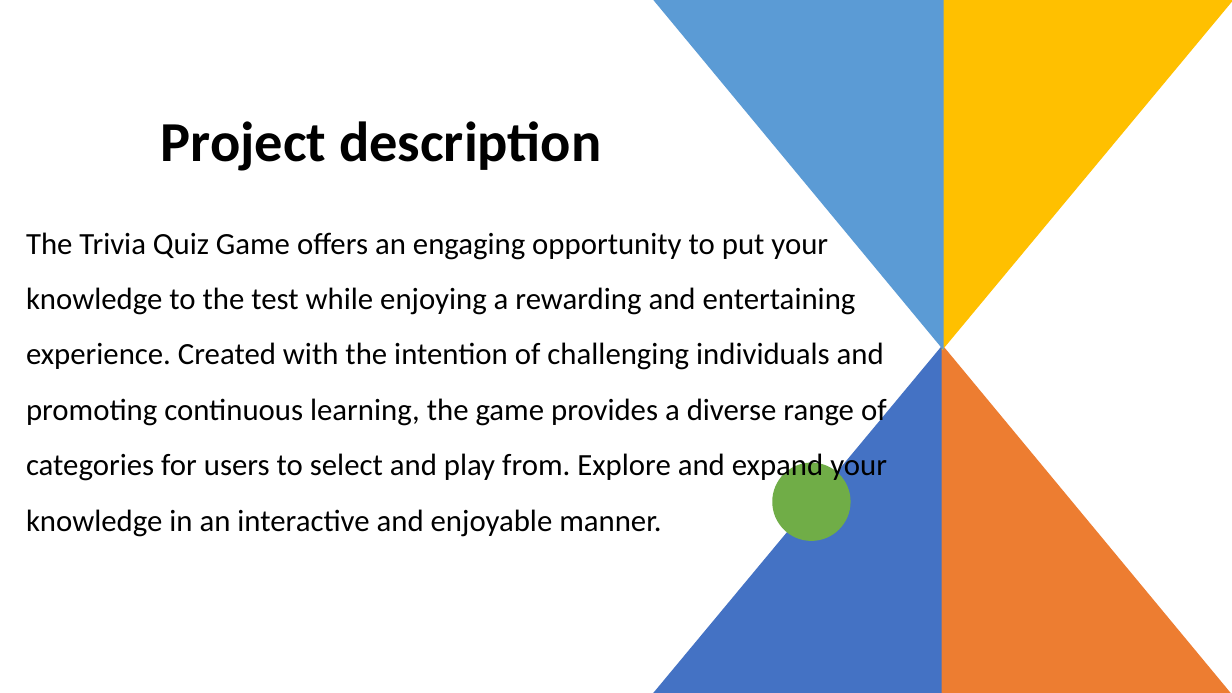
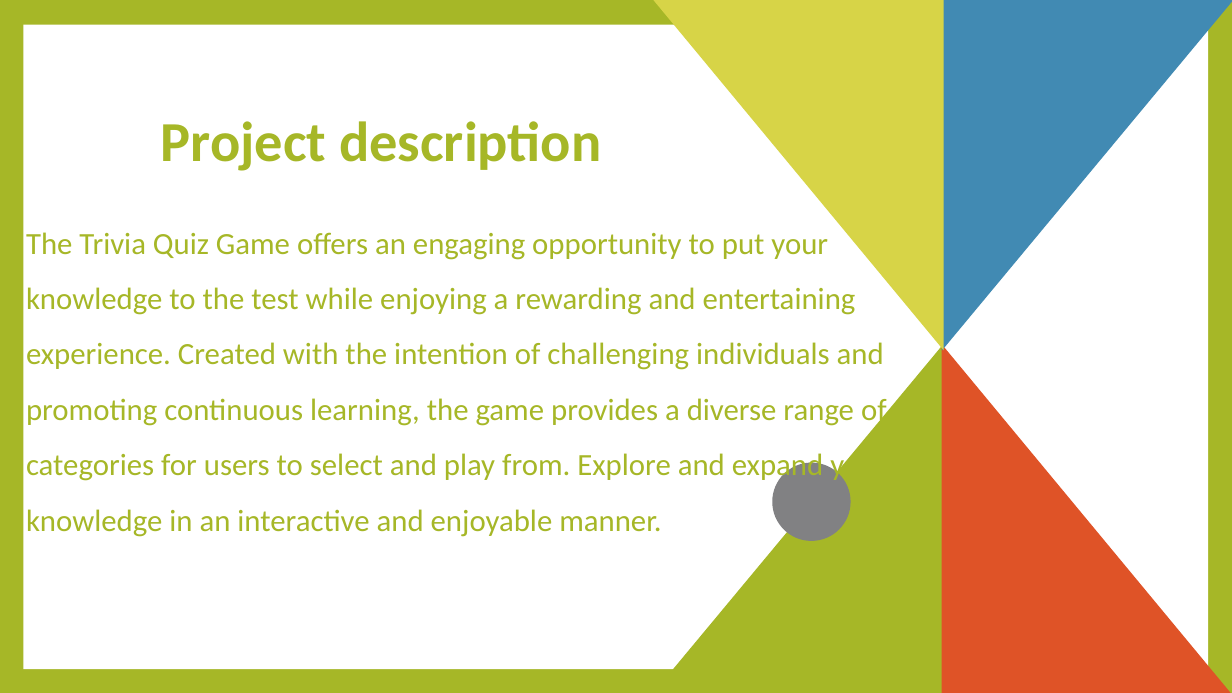
Before and after one commit to ulemumwenye/trivia101, a slide deck: slide 2 of trivia 101 final presentation.pptx. Drawn at 1232x693 pixels with LibreOffice and Linux fonts; fonts in the diff are those of the drawing. Boxes give left, top, right and bottom in pixels: in the first picture for what was removed or moved away, otherwise in the second. Text is boxed around its words. In the diff, an @@ line names an element or a change of style, - is before the commit and + after.

```diff
--- a/trivia 101 final presentation.pptx
+++ b/trivia 101 final presentation.pptx
@@ background #FFFFFF to #A6B727 @@
@@ rectangle added at (23, 25, 1208, 669), fill #FFFFFF @@
@@ title "Project description" at (161, 121, 601, 171): text colour #000000 to #A6B727 @@
@@ freeform shape at (653, 0, 944, 350): fill #5B9BD5 to #D7D447 @@
@@ freeform shape at (942, 0, 1232, 350): fill #FFC000 to #418AB3 @@
@@ text "The Trivia Quiz Game offers ..." at (26, 232, 887, 537): text colour #000000 to #A6B727 @@
@@ freeform shape at (653, 344, 944, 693): fill #4472C4 to #A6B727 @@
@@ freeform shape at (942, 344, 1232, 693): fill #ED7D31 to #DF5327 @@
@@ freeform shape at (773, 463, 851, 542): fill #70AD47 to #818183 @@
```
Also in this commit, not shown: 7 other slides changed.
